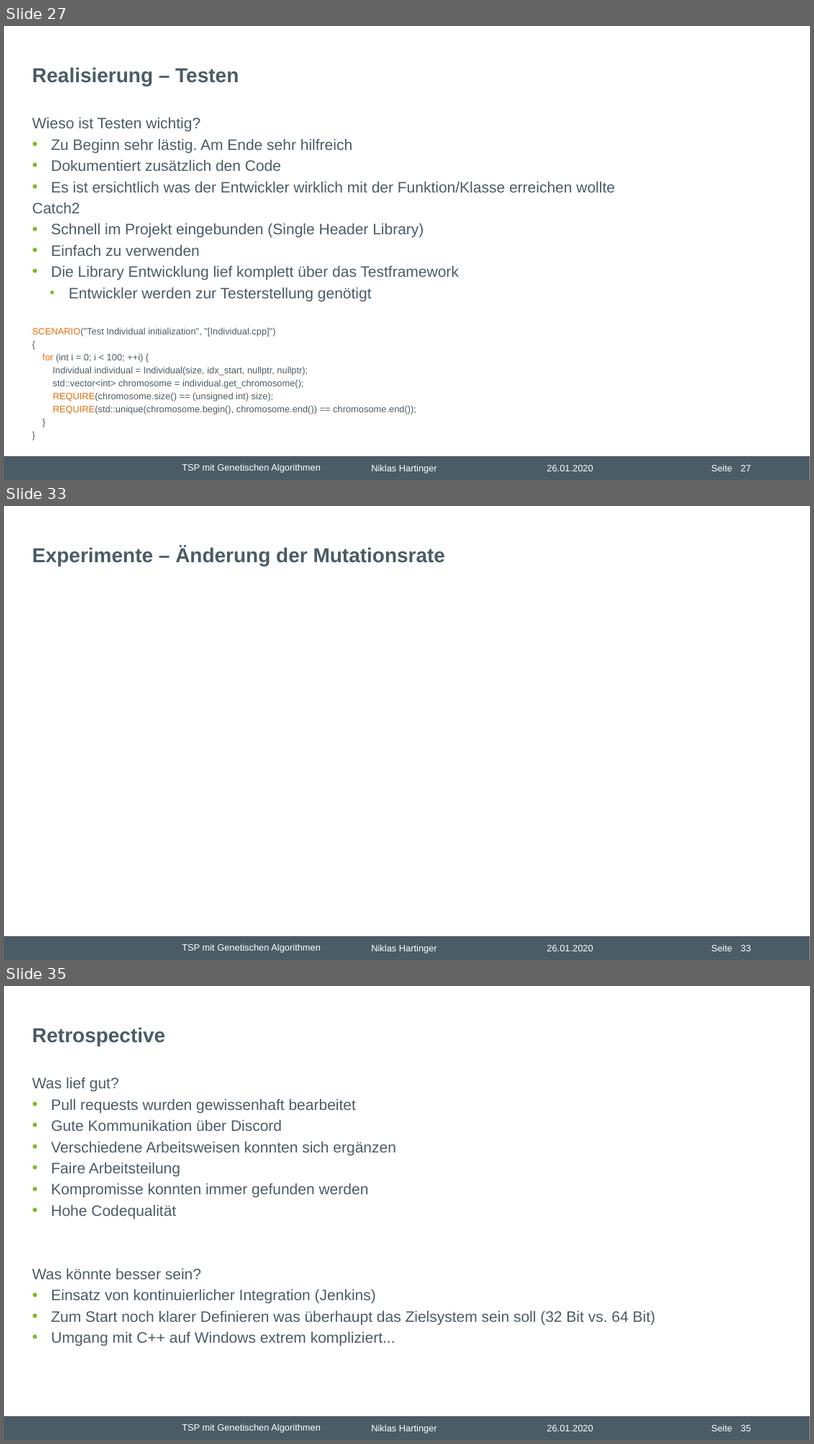
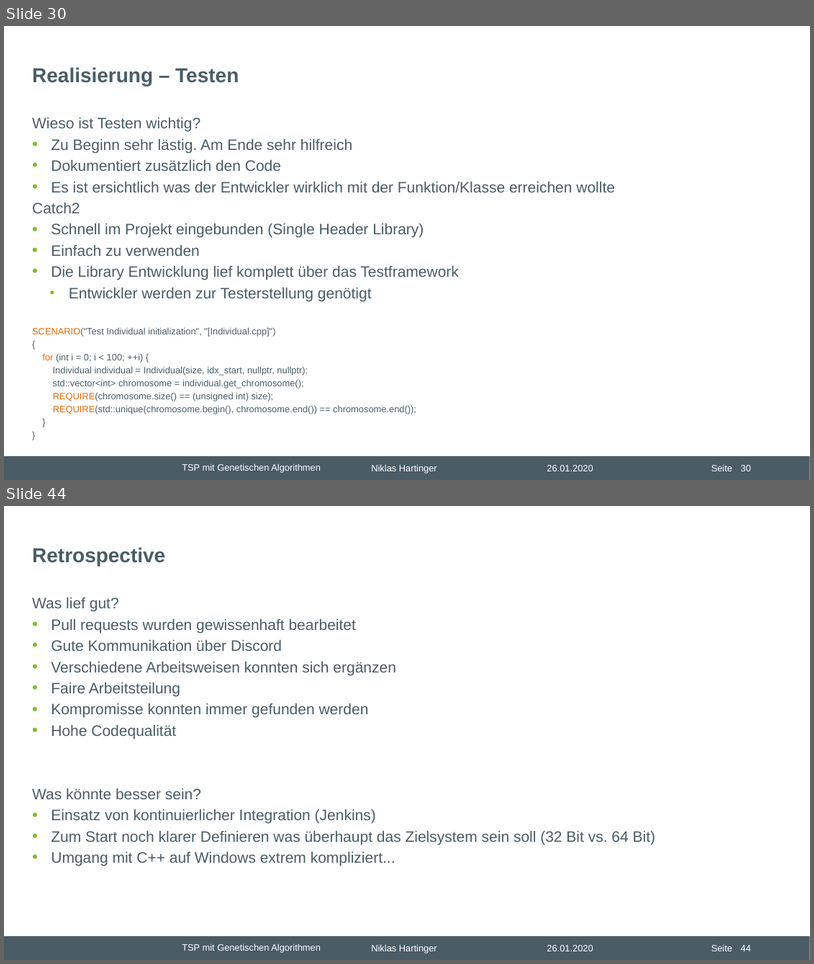
Before and after one commit to nhrt/Genetic-Algorithms, a slide deck: Projektvortrag/Präsentation Projektvortrag.pptx. Shown one above the other, each under a label of ours: slides 27, 33 and 35 before the commit, slides 30 and 44 after it; the slides between them are not shown. The pictures are 814x1444 and 814x964 pixels, drawn with LibreOffice and Linux fonts; fonts in the diff are those of the drawing; background and template pictures are left out. Boxes give left, top, right and bottom in pixels: in the first picture for what was removed or moved away, otherwise in the second. Text is boxed around its words. In the diff, an @@ line names an element or a change of style, - is before the commit and + after.

```diff
--- a/Projektvortrag/Präsentation Projektvortrag.pptx
+++ b/Projektvortrag/Präsentation Projektvortrag.pptx
@@ slide 33 removed at [4,506,810,960], background #FFFFFF; not listed: 6 template elements that a slide beside it also shows @@
@@ title removed at [32,546,446,566] @@
-Experimente – Änderung der Mutationsrate
@@ what was slide 27 is now slide 30 @@
@@ page number at [741,464,751,471]: text changed @@
-27
+30
@@ what was slide 35 is now slide 44 @@
@@ page number at [741,944,751,951]: text changed @@
-35
+44
```
Also in this commit, not shown: 12 slides changed, 17 slides added, 5 other slides removed, 14 other files.
